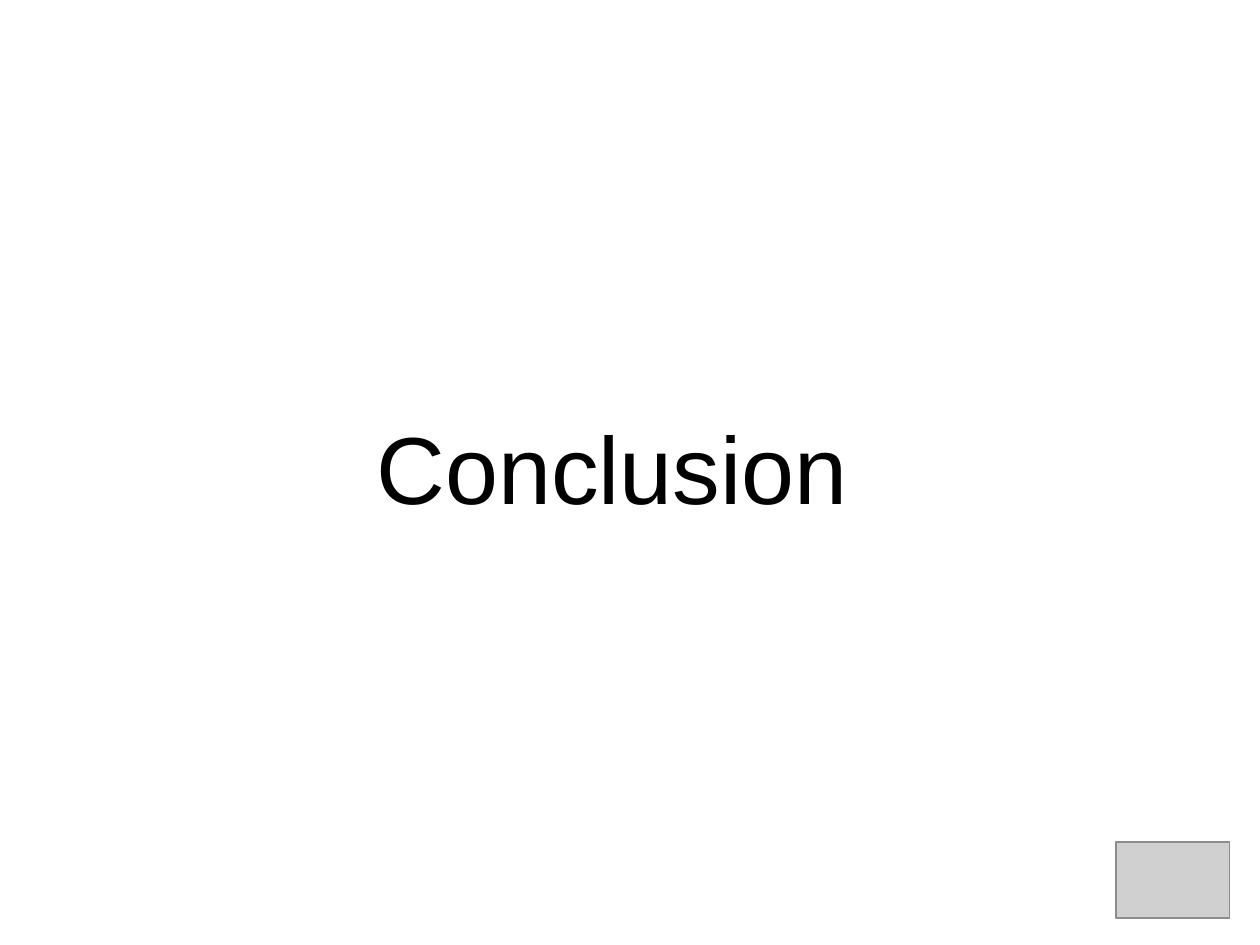
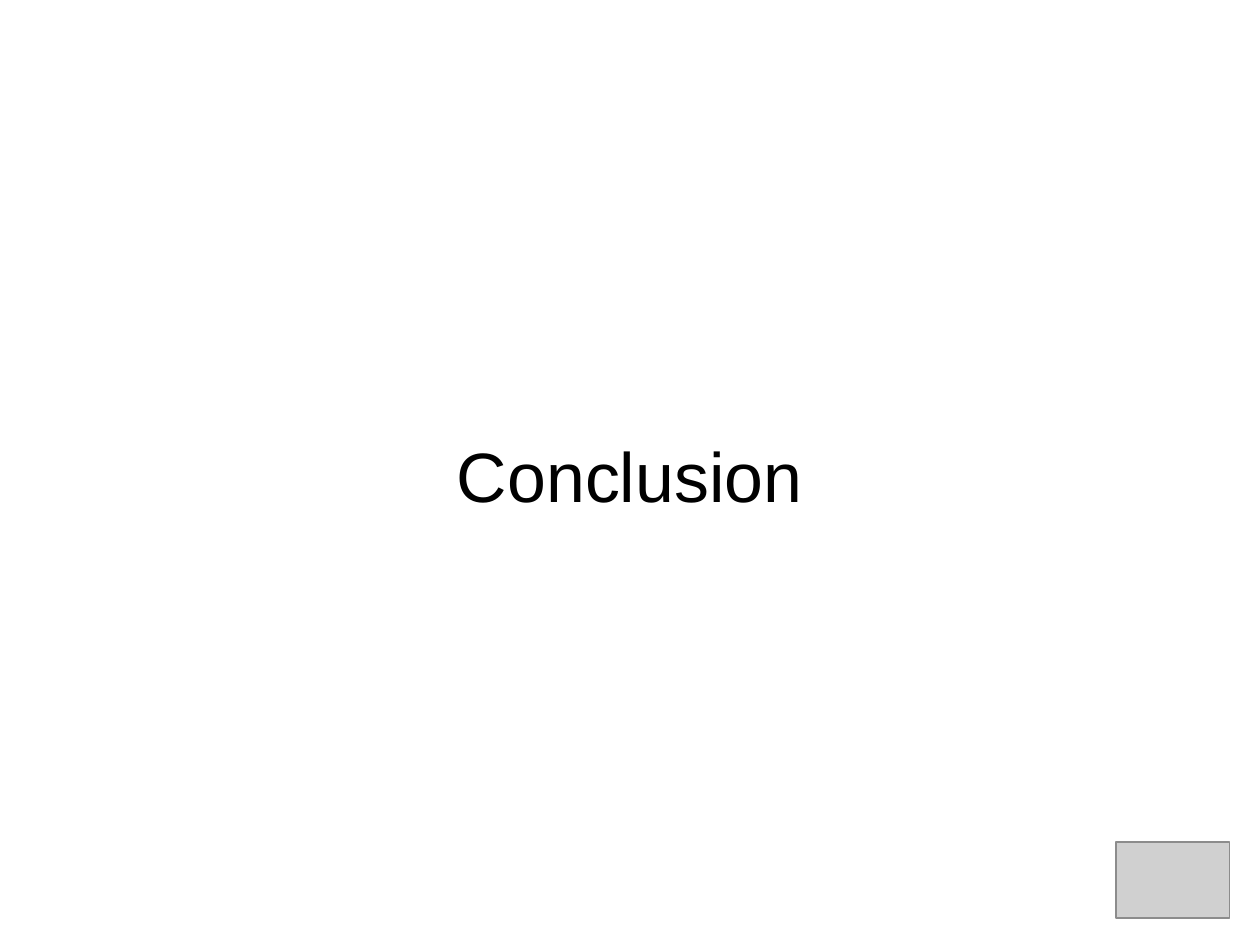
Before and after one commit to Shaolans/StoneHearth_SnowStorm, a slide deck: slide 30 of Presentation/presentation_IL.odp (slide 15 before the commit). Drawn at 1260x945 pixels with LibreOffice and Linux fonts; fonts in the diff are those of the drawing; grey boxes stand for pictures. Boxes give left, top, right and bottom in pixels: in the first picture for what was removed or moved away, otherwise in the second. Text is boxed around its words. In the diff, an @@ line names an element or a change of style, - is before the commit and + after.

```diff
--- a/Presentation/presentation_IL.odp
+++ b/Presentation/presentation_IL.odp
@@ title "Conclusion": place and size @@
-title "Conclusion" at [376, 435, 847, 505]
+title "Conclusion" at [457, 451, 802, 503]
@@ title "Conclusion" at [457, 451, 802, 503]: size 60 to 44 pt @@
```
Also in this commit, not shown: 4 other slides changed, 18 slides added, 3 slides removed, 14 other files.
